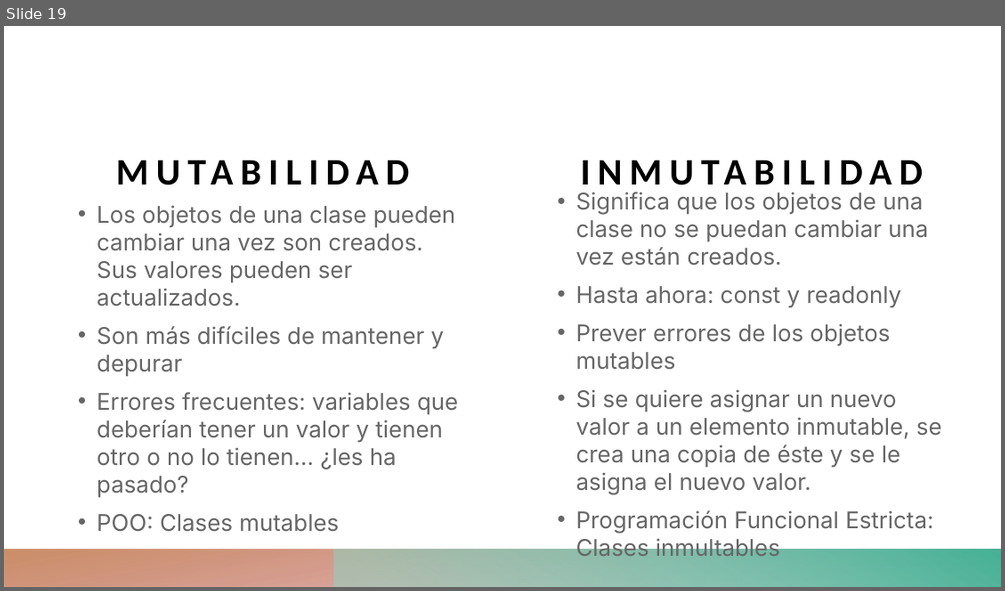
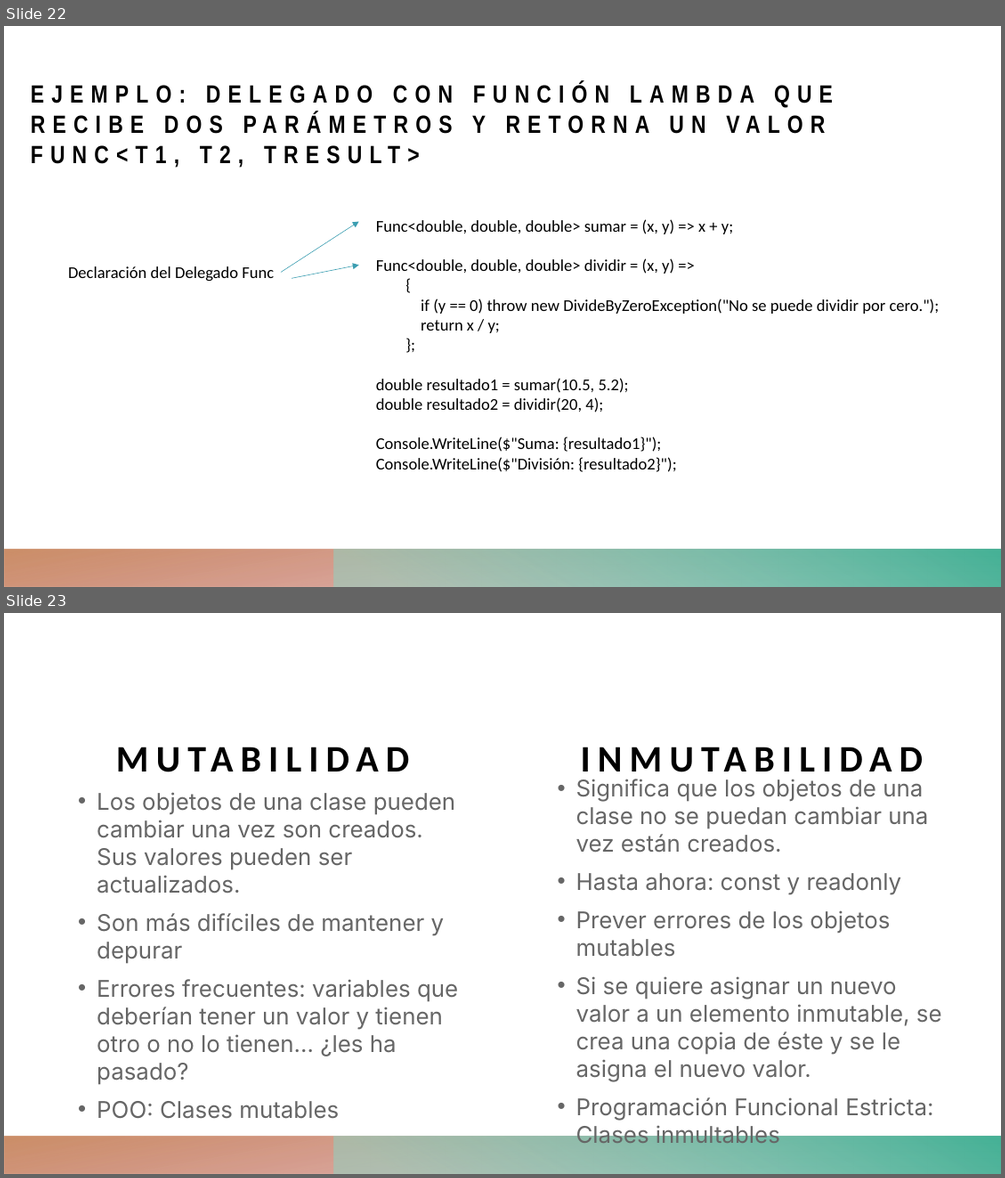
Before and after one commit to CesarLopez-Profe/Paradigmas_de_Programacion, a slide deck: Slides/Progr_Funcional_Deleg/Paradigma_Funcional_Del_Mut.pptx. Shown one above the other, each under a label of ours: slide 19 before the commit, slides 22 and 23 after it. The pictures are 1005x591 and 1005x1178 pixels, drawn with LibreOffice and Linux fonts; fonts in the diff are those of the drawing. Boxes give left, top, right and bottom in pixels: in the first picture for what was removed or moved away, otherwise in the second. Text is boxed around its words. In the diff, an @@ line names an element or a change of style, - is before the commit and + after.

Commit message:
Commit_Mejora_intro_prog_func

```diff
--- a/Slides/Progr_Funcional_Deleg/Paradigma_Funcional_Del_Mut.pptx
+++ b/Slides/Progr_Funcional_Deleg/Paradigma_Funcional_Del_Mut.pptx
@@ slide 22 added at (4,26,1001,587), background #FFFFFF; not listed: 2 template elements that a slide beside it also shows @@
@@ title added at (31,83,833,168), 24 pt, text #000000, bold @@
+EJEMPLO: DELEGADO CON FUNCIÓN LAMBDA QUE RECIBE DOS PARÁMETROS Y RETORNA UN VALOR
+FUNC<T1, T2, TRESULT>
@@ arrow added from (281, 272) to (359, 221), #3B9EB1 0.5 pt @@
@@ text added at (376,219,939,472), 15.9 pt, text #000000 @@
+Func<double, double, double> sumar = (x, y) => x + y;
+Func<double, double, double> dividir = (x, y) =>
+{
+if (y == 0) throw new DivideByZeroException("No se puede dividir por cero.");
+return x / y;
+};
+double resultado1 = sumar(10.5, 5.2);
+double resultado2 = dividir(20, 4);
+Console.WriteLine($"Suma: {resultado1}");
+Console.WriteLine($"División: {resultado2}");
@@ arrow added from (291, 278) to (359, 265), #3B9EB1 0.5 pt @@
@@ text added at (68,266,274,281), 15.9 pt, text #000000 @@
+Declaración del Delegado Func
@@ what was slide 19 is now slide 23 @@
```
Also in this commit, not shown: 3 other slides added, 2 other files.
